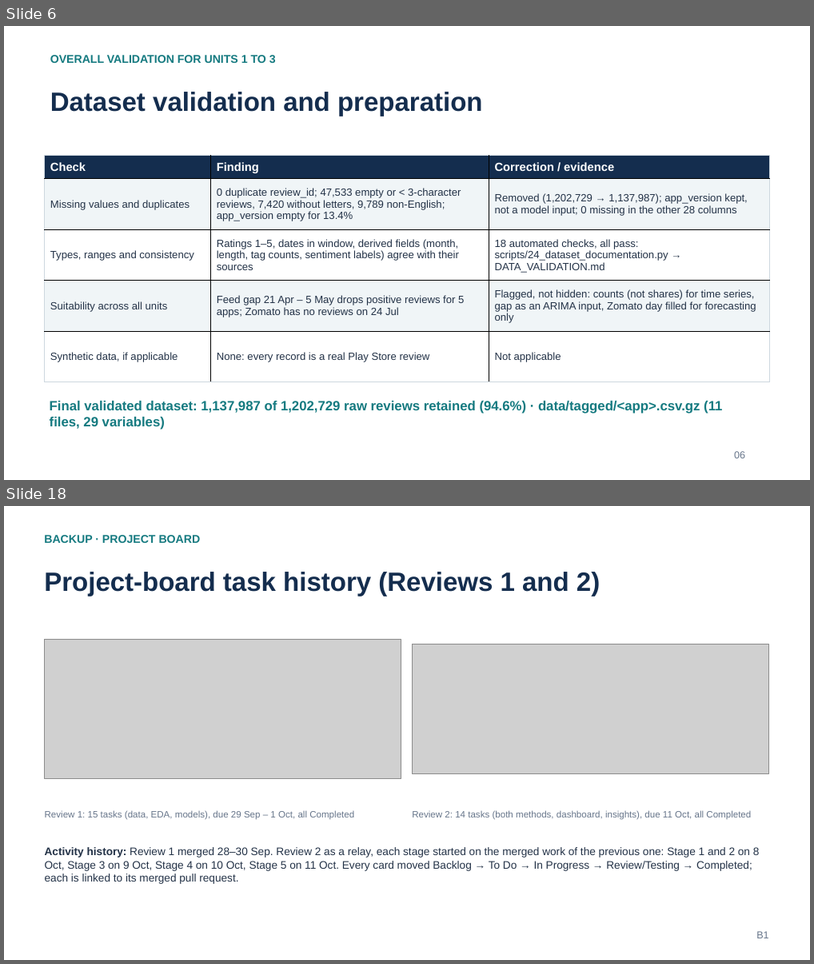
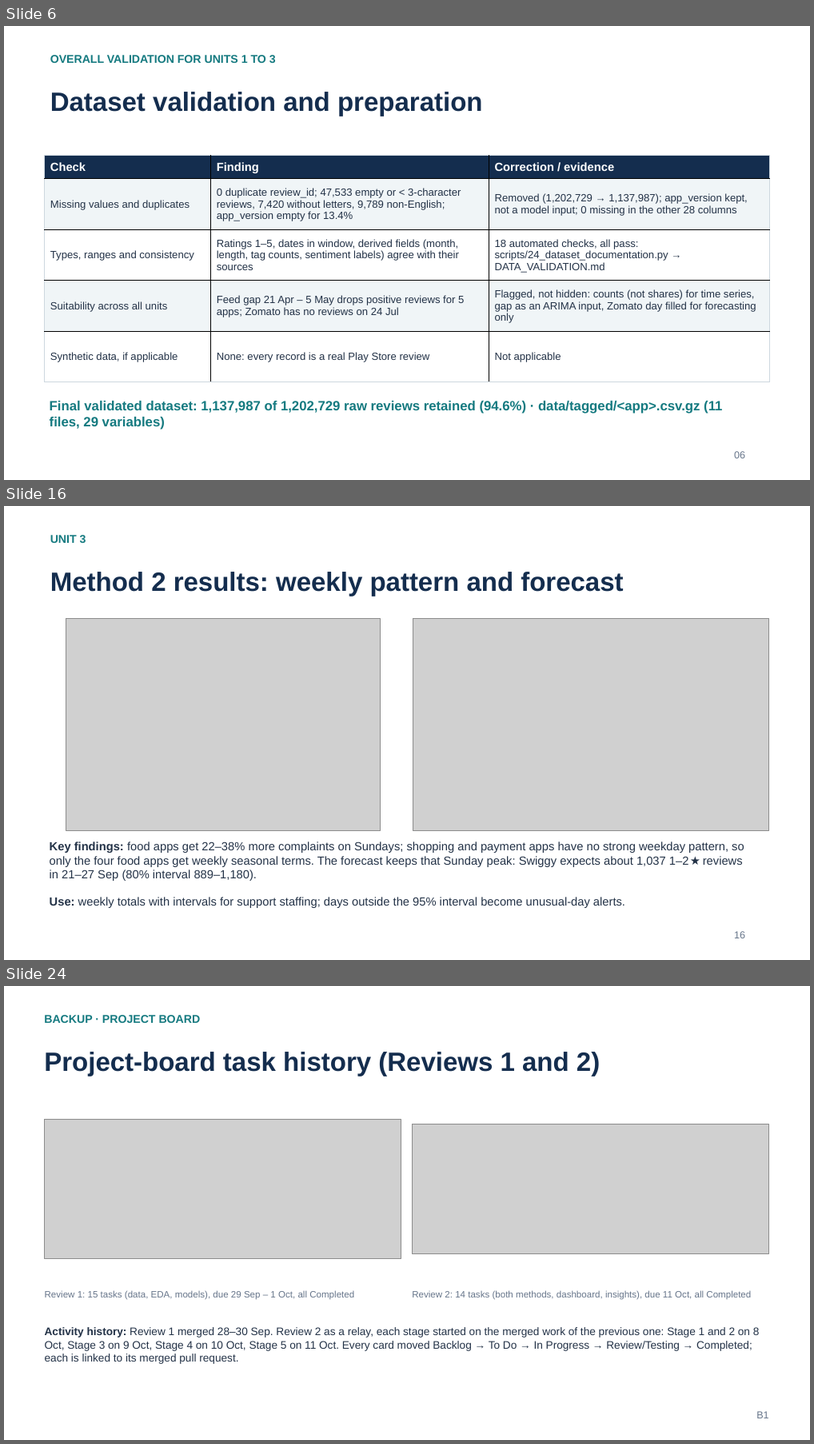
Before and after one commit to Adithya-Monish-Kumar-K/ba-capstone-app-reviews, a slide deck: docs/Review_2_Presentation.pptx. Shown one above the other, each under a label of ours: slides 6 and 18 before the commit, slides 6, 16 and 24 after it; the slides between them are not shown. The pictures are 814x964 and 814x1444 pixels, drawn with LibreOffice and Linux fonts; fonts in the diff are those of the drawing; grey boxes stand for pictures. Boxes give left, top, right and bottom in pixels: in the first picture for what was removed or moved away, otherwise in the second. Text is boxed around its words. In the diff, an @@ line names an element or a change of style, - is before the commit and + after.

```diff
--- a/docs/Review_2_Presentation.pptx
+++ b/docs/Review_2_Presentation.pptx
@@ slide 16 added at (4,506,810,960), background #FFFFFF @@
@@ text added at (50,535,86,543), 13.5 pt, text #157A80, bold @@
+UNIT 3
@@ text added at (50,572,623,596), 31.5 pt, text #142D4E, bold @@
+Method 2 results: weekly pattern and forecast
@@ picture added at (66,619,380,830) @@
@@ picture added at (413,619,770,830) @@
@@ text added at (50,841,745,880), 14 pt, text #233247 @@
+Key findings: food apps get 22–38% more complaints on Sundays; shopping and payment apps have no strong weekday pattern, so only the four food apps get weekly seasonal terms. The forecast keeps that Sunday peak: Swiggy expects about 1,037 1–2★ reviews in 21–27 Sep (80% interval 889–1,180).
@@ text added at (50,896,626,908), 14 pt, text #233247 @@
+Use: weekly totals with intervals for support staffing; days outside the 95% interval become unusual-day alerts.
@@ text added at (734,931,746,938), 12 pt, text #66758A @@
+16
@@ what was slide 18 is now slide 24 @@
```
Also in this commit, not shown: 13 slides changed, 5 other slides added, 10 other files.
